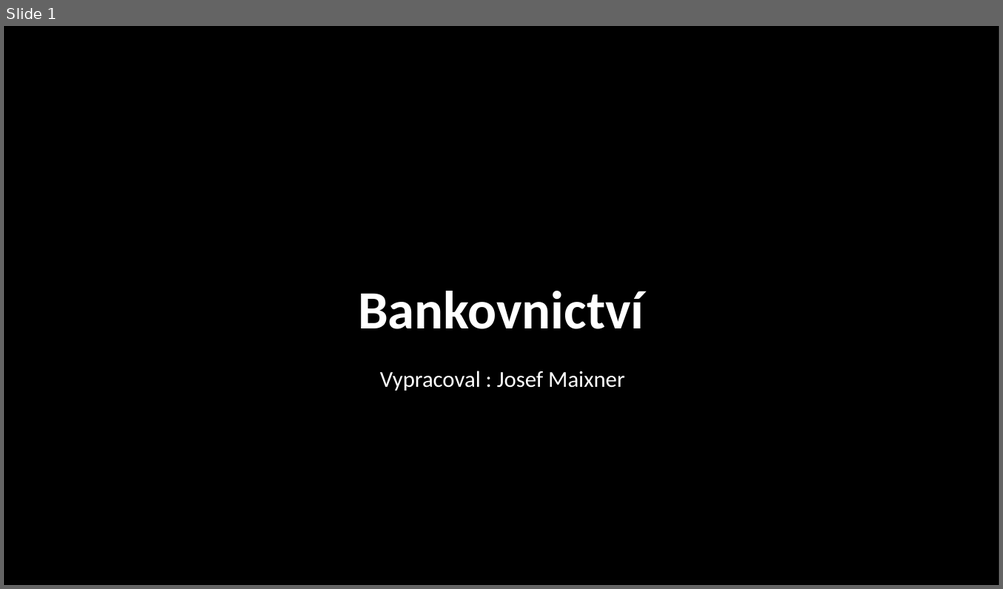
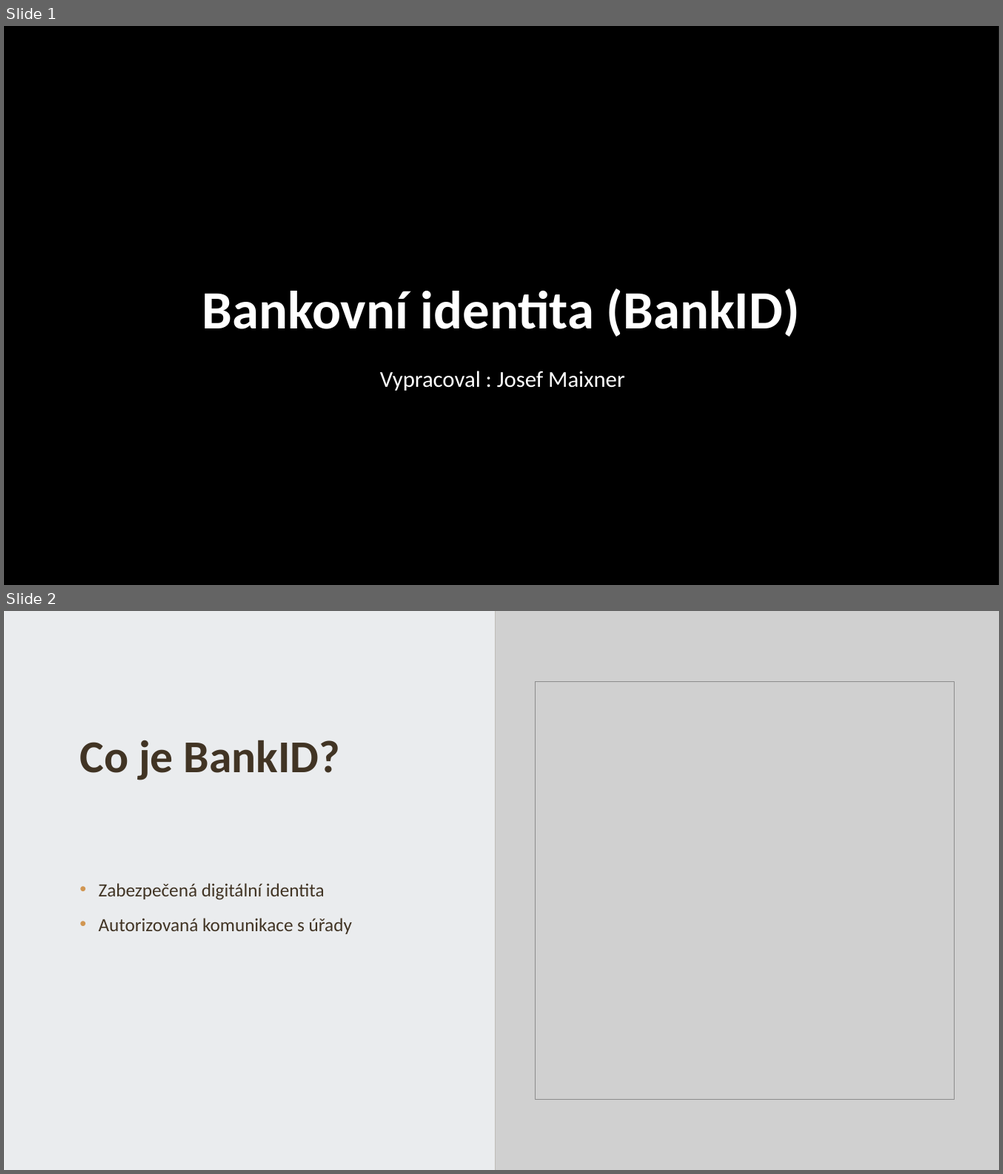
Before and after one commit to 22maixner/prezentace, a slide deck: Maixner.pptx. Shown one above the other, each under a label of ours: slide 1 before the commit, slides 1 and 2 after it. The pictures are 1003x589 and 1003x1174 pixels, drawn with LibreOffice and Linux fonts; fonts in the diff are those of the drawing; grey boxes stand for pictures; background and template pictures are left out; a plain dark background stands for a picture behind light text. Boxes give left, top, right and bottom in pixels: in the first picture for what was removed or moved away, otherwise in the second. Text is boxed around its words. In the diff, an @@ line names an element or a change of style, - is before the commit and + after.

```diff
--- a/Maixner.pptx
+++ b/Maixner.pptx
@@ slide 2 added at [4, 611, 999, 1170], background #FFFFFF @@
@@ rectangle added at [4, 611, 999, 1170], fill #FFFFFF @@
@@ rectangle added at [4, 611, 999, 1170], fill #E2E5E8 at 70% opacity @@
@@ rectangle added at [495, 611, 999, 1170], fill #5B4933 @@
@@ picture added at [495, 611, 999, 1170] @@
@@ picture added at [535, 681, 954, 1099] @@
@@ title added at [79, 740, 340, 780], 44 pt, text #413424, bold @@
+Co je BankID?
@@ text added at [99, 883, 352, 934], 18 pt, text #413424 @@
+• Zabezpečená digitální identita
+• Autorizovaná komunikace s úřady
@@ slide 1 changed as well @@
@@ title at [202, 289, 800, 337]: text changed @@
-Bankovnictví
+Bankovní identita (BankID)
```
Also in this commit, not shown: 18 other slides added.
